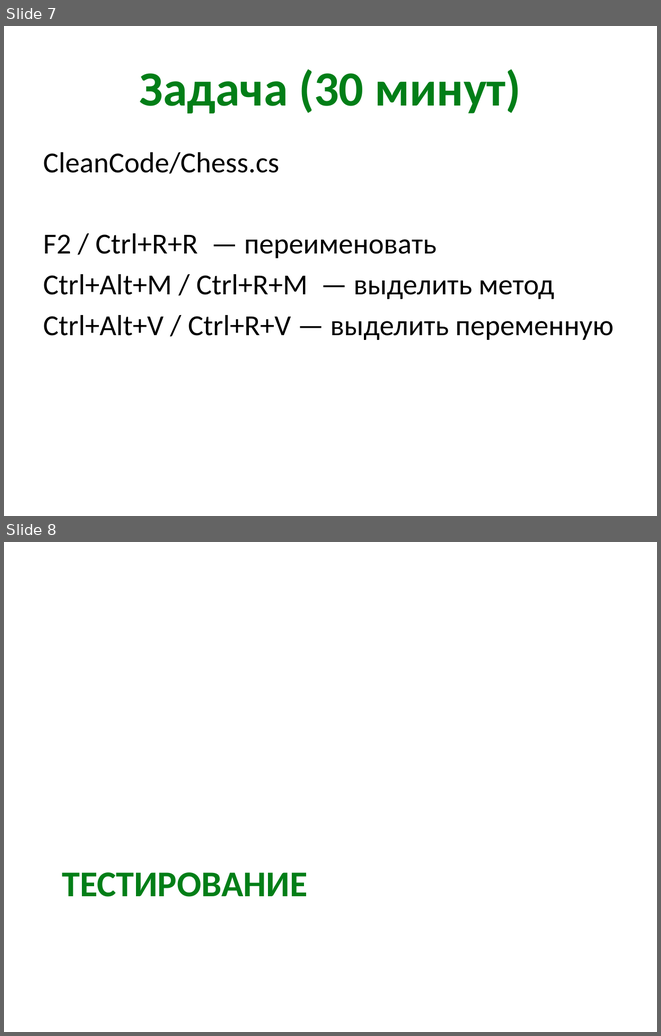
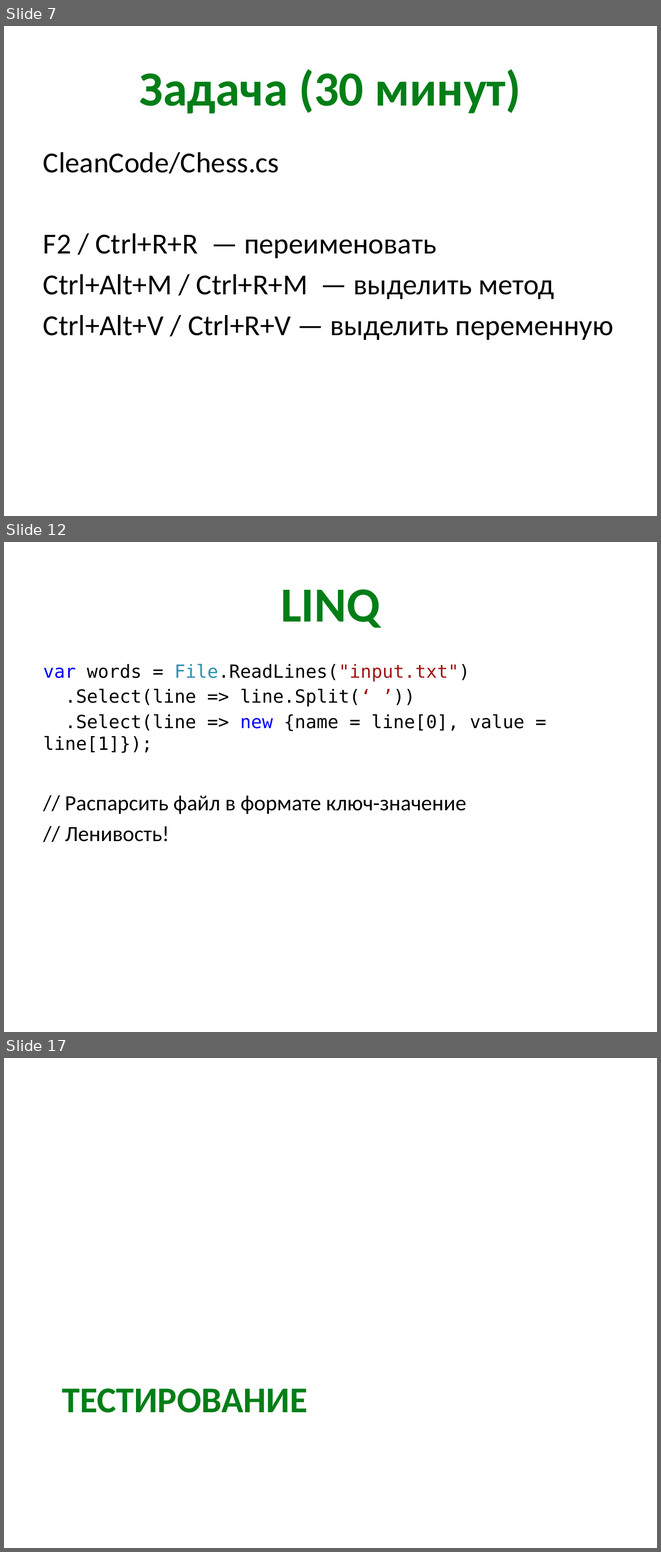
Before and after one commit to kontur-kampus-2015i/kontur-kampus, a slide deck: 1-CodeQuality/quality-slides.pptx. Shown one above the other, each under a label of ours: slides 7 and 8 before the commit, slides 7, 12 and 17 after it; the slides between them are not shown. The pictures are 661x1036 and 661x1552 pixels, drawn with LibreOffice and Linux fonts; fonts in the diff are those of the drawing. Boxes give left, top, right and bottom in pixels: in the first picture for what was removed or moved away, otherwise in the second. Text is boxed around its words. In the diff, an @@ line names an element or a change of style, - is before the commit and + after.

Commit message:
+ Linq in 1-CodeQuality slides

```diff
--- a/1-CodeQuality/quality-slides.pptx
+++ b/1-CodeQuality/quality-slides.pptx
@@ slide 12 added at box(4, 542, 657, 1032), background #FFFFFF @@
@@ title added at box(281, 589, 380, 628), 54 pt, text #027E17, bold @@
+LINQ
@@ text added at box(43, 663, 524, 841), 20 pt, text #000000 @@
+var words = File.ReadLines("input.txt")
+.Select(line => line.Split(‘ ’))
+.Select(line => new {name = line[0], value = line[1]});
+// Распарсить файл в формате ключ-значение
+// Ленивость!
@@ what was slide 8 is now slide 17 @@
```
Also in this commit, not shown: 8 other slides added.
